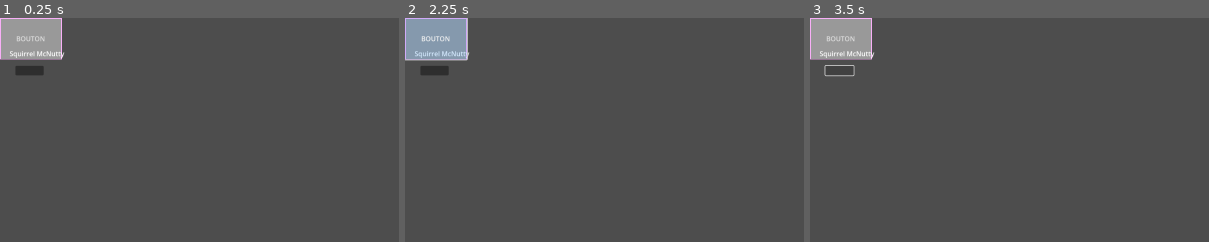
Above: before the commit, frames 1-3 (left to right).
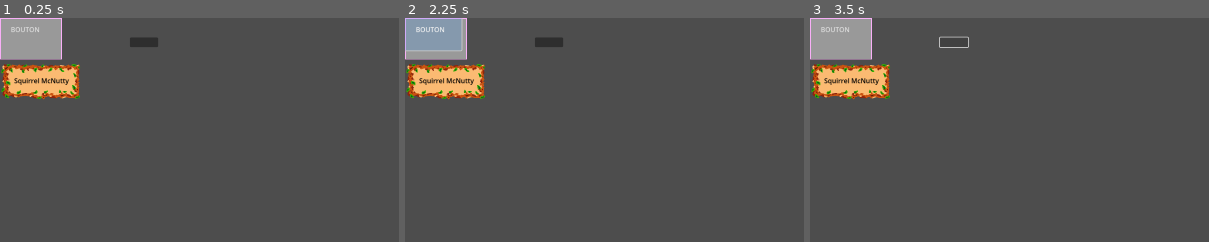
Above: after the commit, the same moments.

Repository: Pyropingouin/GameJam2025
Game: Godot game, scene res://Scenes/squirrel_node.tscn
Same seed, same stepped clock (60 frames per second), same inputs: the game is played once before the commit and once after it. This scene is started directly instead of the project's main scene.
Inputs (mouse positions are % of the whole screen's width and height, from its top left; square brackets give the same spot before the commit, where the layout moved):
- Up to frame 1 (0.25 s): no input
- Up to frame 2 (2.25 s): click "BOUTON" at 0.5 s; click (18, 5) [4, 12] at 1.25 s; click "BOUTON" at 2 s
- Up to frame 3 (3.5 s): click (18, 5) [4, 12] at 2.75 s
The pictures show only the part of the screen within x 0-50%, y 0-50%; the shares and areas given below are measured in that part.

The runs differ from the first frame. In frame 1, 3.4% of the frame differs, in the area x 0-40%, y 4-37%; in frame 2, 4.0%, in the area x 0-40%, y 0-37%; in frame 3, 3.3%.

Commit message:
add squirrel asset + namePlate

Diff:
--- a/gamejam2025/Scenes/squirrel_node.tscn
+++ b/gamejam2025/Scenes/squirrel_node.tscn
@@ -1,6 +1,7 @@
-[gd_scene load_steps=7 format=3 uid="uid://c3gfhhqrstnjr"]
+[gd_scene load_steps=8 format=3 uid="uid://c3gfhhqrstnjr"]
 
 [ext_resource type="Script" path="res://Scripts/squirrel_node.gd" id="1_n44ba"]
+[ext_resource type="Texture2D" uid="uid://dj0pxyviwe0bn" path="res://Assets/BlockName.png" id="2_rtdcv"]
 
 [sub_resource type="StyleBoxFlat" id="StyleBoxFlat_2ptre"]
 border_width_left = 2
@@ -25,6 +26,15 @@
 theme_override_styles/panel = SubResource("StyleBoxFlat_2ptre")
 script = ExtResource("1_n44ba")
 
+[node name="name_texture" type="TextureRect" parent="."]
+layout_mode = 0
+offset_left = 1.0
+offset_top = 110.0
+offset_right = 194.0
+offset_bottom = 196.0
+texture = ExtResource("2_rtdcv")
+expand_mode = 1
+
 [node name="avatar" type="TextureRect" parent="."]
 layout_mode = 2
 offset_left = 20.0
@@ -35,17 +45,21 @@
 
 [node name="name_label" type="Label" parent="."]
 layout_mode = 2
-offset_left = 23.0
-offset_top = 74.0
-offset_right = 128.0
-offset_bottom = 97.0
+offset_left = 27.0
+offset_top = 130.0
+offset_right = 174.0
+offset_bottom = 172.0
+theme_override_colors/font_color = Color(0, 0, 0, 1)
+text = "JAMBON"
+horizontal_alignment = 1
+vertical_alignment = 1
 
 [node name="Button" type="Button" parent="."]
 layout_mode = 0
-offset_left = -1.0
-offset_top = -1.0
-offset_right = 149.0
-offset_bottom = 100.0
+offset_left = -14.0
+offset_top = -23.0
+offset_right = 136.0
+offset_bottom = 78.0
 theme_override_styles/disabled = SubResource("StyleBoxEmpty_q727i")
 theme_override_styles/hover = SubResource("StyleBoxFlat_hiqfo")
 theme_override_styles/pressed = SubResource("StyleBoxFlat_051ta")
@@ -54,7 +68,7 @@
 
 [node name="Button2" type="Button" parent="."]
 layout_mode = 0
-offset_left = 37.0
-offset_top = 115.0
-offset_right = 105.0
-offset_bottom = 138.0
+offset_left = 312.0
+offset_top = 47.0
+offset_right = 380.0
+offset_bottom = 70.0
Binary file added: gamejam2025/Assets/BlockName.png
Not shown, added: gamejam2025/Assets/BlockName.png.import
Binary file added: gamejam2025/Assets/Squirrel_avatar/ecureuil_base.png
Not shown, added: gamejam2025/Assets/Squirrel_avatar/ecureuil_base.png.import
Binary file added: gamejam2025/Assets/Squirrel_avatar/ecureuil_coeur.png
Not shown, added: gamejam2025/Assets/Squirrel_avatar/ecureuil_coeur.png.import
Binary file added: gamejam2025/Assets/Squirrel_avatar/ecureuil_garde.png
Not shown, added: gamejam2025/Assets/Squirrel_avatar/ecureuil_garde.png.import
